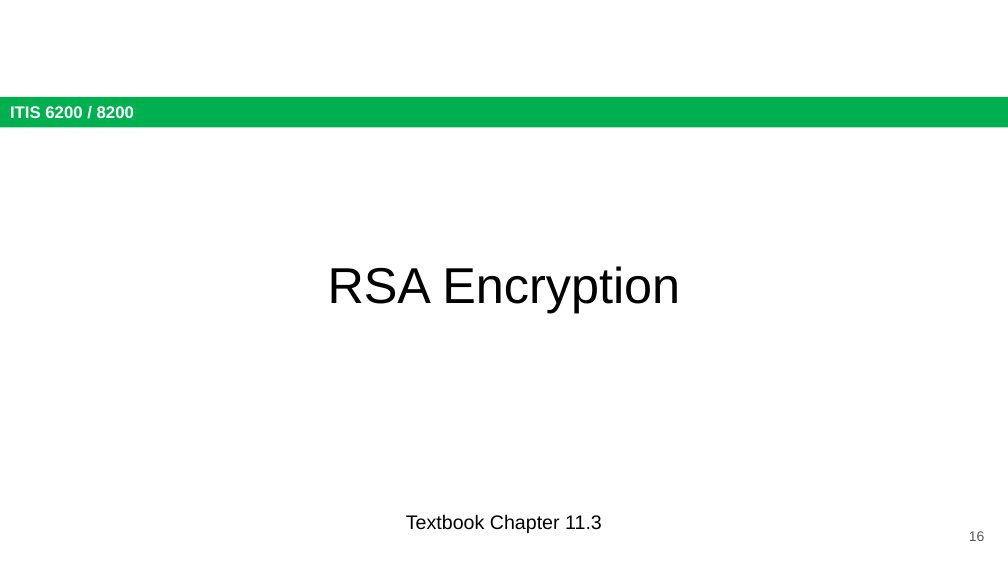
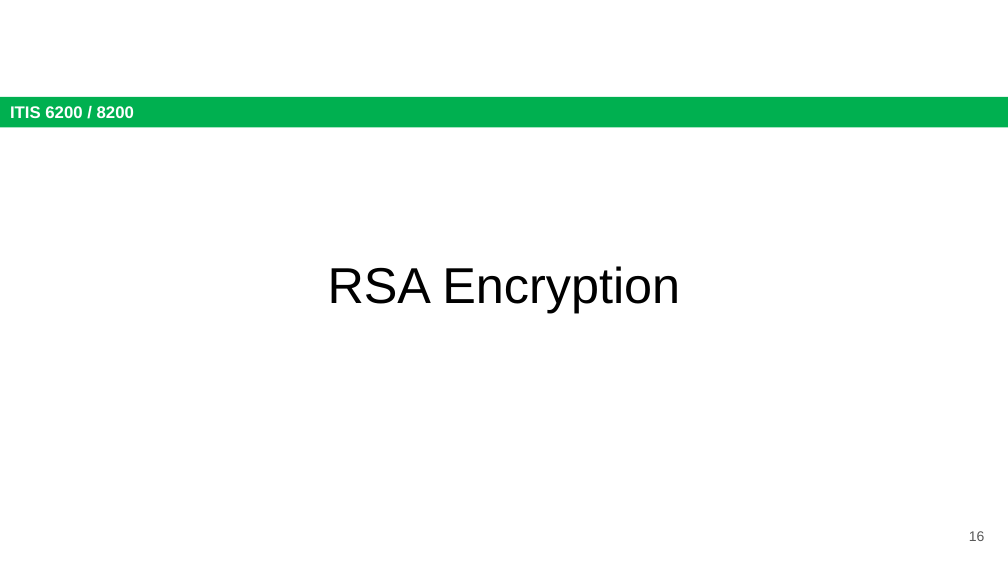
Before and after one commit to jx5c/github.io, a slide deck: slide 16 of teaching/ITIS6200/2023fa/lectures/lec06.pptx. Drawn at 1008x567 pixels with LibreOffice and Linux fonts; fonts in the diff are those of the drawing. Boxes give left, top, right and bottom in pixels: in the first picture for what was removed or moved away, otherwise in the second. Text is boxed around its words. In the diff, an @@ line names an element or a change of style, - is before the commit and + after.

```diff
--- a/teaching/ITIS6200/2023fa/lectures/lec06.pptx
+++ b/teaching/ITIS6200/2023fa/lectures/lec06.pptx
@@ text removed at [406, 514, 602, 533] @@
-Textbook Chapter 11.3
```
Also in this commit, not shown: 10 other slides changed.
